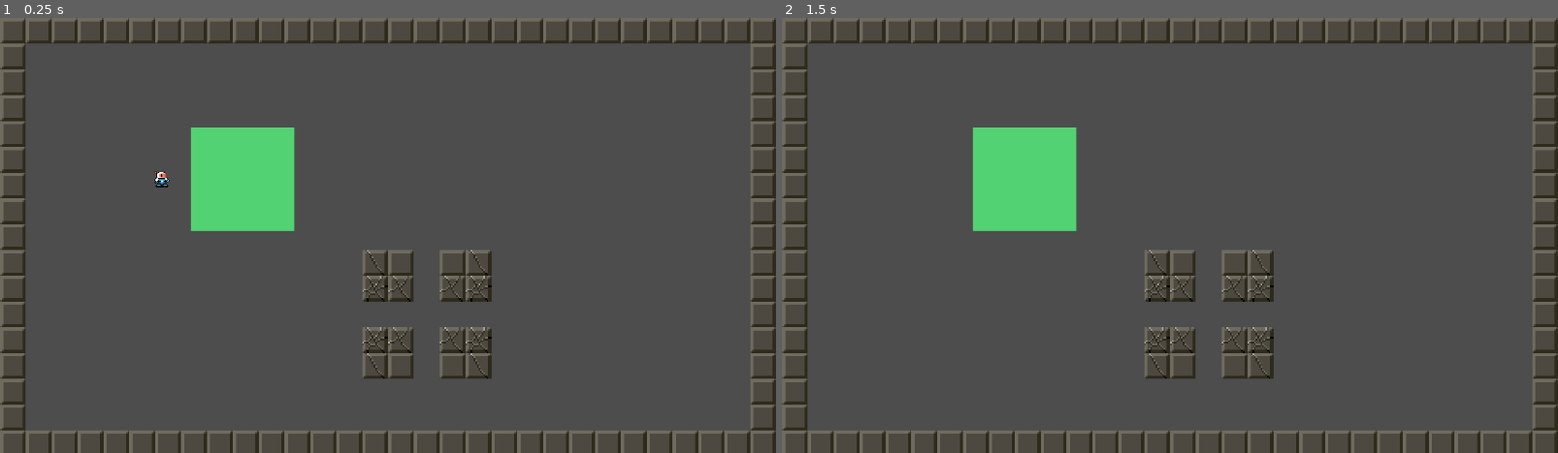
Above: before the commit, frames 1-2 (left to right).
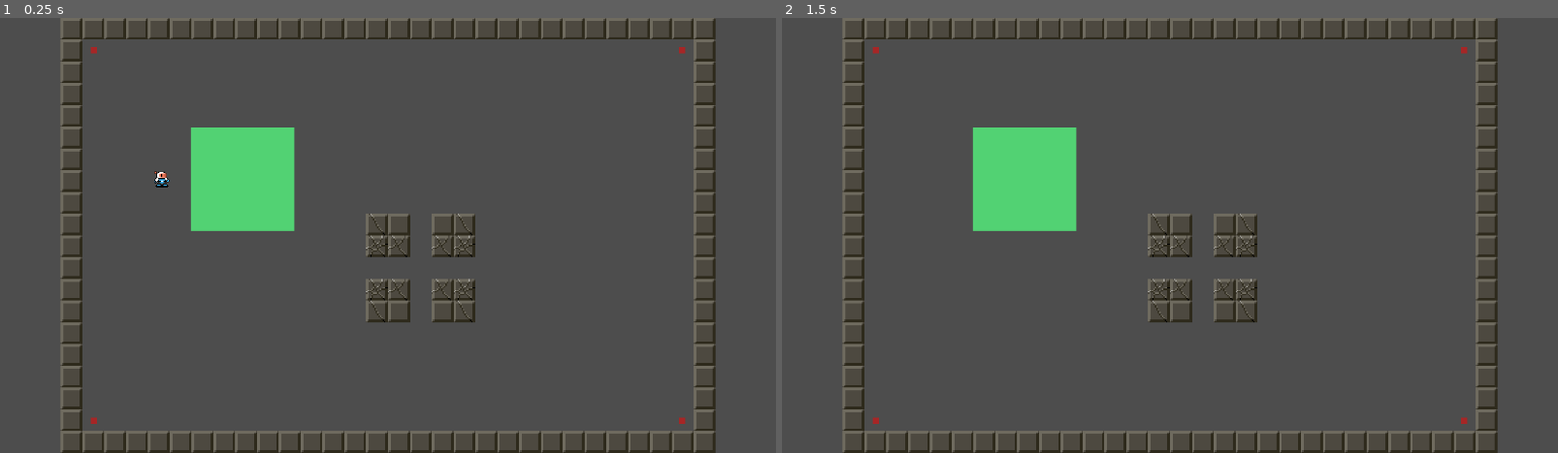
Above: after the commit, the same moments.

Repository: jpgringo/ggp_sim_001
Game: Godot game, scene res://Resources/main.tscn
Same seed, same stepped clock (60 frames per second), same inputs: the game is played once before the commit and once after it. The project has no main scene, so this scene is started directly.
Inputs:
- Up to frame 1 (0.25 s): no input
- Up to frame 2 (1.5 s): tap Enter at 0.5 s; hold D (ui_right) 0.53-1.28 s; tap Space at 1.25 s; hold S (ui_down) from 1.28 s (still down)

The runs differ from the first frame. In frame 1, 11% of the frame differs, in the area x 0-100%, y 0-100%; in frame 2, 11%.

Commit message:
added configurable grid

Diff:
--- a/maze-simulation-environment/Scripts/maze.gd
+++ b/maze-simulation-environment/Scripts/maze.gd
@@ -4,11 +4,14 @@
 @onready var unbreakable_layer = $TileMap/UNBREAKABLE_TILE
 @onready var spawned_players = $SpawnedPlayers
 
-const INITIAL_WIDTH = 30
-const INITIAL_HEIGHT = 17
-var map_width = INITIAL_WIDTH
-var map_height = INITIAL_HEIGHT
+# Desired grid dimensions
+const GRID_COLUMNS = 30  # desired number of columns
+const GRID_ROWS = 20     # desired number of rows
+
+var map_width: int
+var map_height: int
 var map_offset = 0
+var grid_scale = 1.0     # scale factor for the tilemap
 
 const BACKGROUND_TILE_ID = 0
 const BREAKABLE_TILE_ID = 1
@@ -31,13 +34,73 @@
 
 func _ready():
 	Global.maze_scene = self
+	calculate_dimensions()
 	create_maze()
+	# Connect to handle window resizing
+	get_tree().root.size_changed.connect(self._on_viewport_resized)
+
+func _on_viewport_resized():
+	calculate_dimensions()
+	position_grid()
+
+# Calculate maze dimensions and scaling
+func calculate_dimensions():
+	map_width = GRID_COLUMNS
+	map_height = GRID_ROWS
+
+	var viewport_size = get_viewport_rect().size
+	var base_tile_size = tilemap.tile_set.tile_size
+
+	# Calculate scale factors for both dimensions
+	var scale_x = viewport_size.x / (base_tile_size.x * GRID_COLUMNS)
+	var scale_y = viewport_size.y / (base_tile_size.y * GRID_ROWS)
+
+	# Use the smaller scale to maintain aspect ratio
+	grid_scale = min(scale_x, scale_y)
+
+	# Apply scale to tilemap
+	tilemap.scale = Vector2(grid_scale, grid_scale)
+
+	# Center the grid
+	position_grid()
+
+func position_grid():
+	var viewport_size = get_viewport_rect().size
+	var grid_pixel_size = Vector2(
+		tilemap.tile_set.tile_size.x * GRID_COLUMNS * grid_scale,
+		tilemap.tile_set.tile_size.y * GRID_ROWS * grid_scale
+	)
+
+	# Calculate padding to center the grid
+	var padding = (viewport_size - grid_pixel_size) / 2
+	tilemap.position = padding
+
+# Store spawn points at class level so they're accessible to spawn_players
+var spawn_points: Array[Vector2] = []
 
 func create_maze():
-	generate_unbreakables()
+	generate_perimeter()
+	create_spawn_points()
 	create_target()
 
-func generate_unbreakables():
+# Create and visualize spawn points
+func create_spawn_points():
+	# Define spawn points in grid coordinates (first empty cell in each corner)
+	var grid_spawn_points = [
+		Vector2i(1, 1),                    # Top Left
+		Vector2i(GRID_COLUMNS - 2, 1),      # Top Right
+		Vector2i(1, GRID_ROWS - 2),         # Bottom Left
+		Vector2i(GRID_COLUMNS - 2, GRID_ROWS - 2)  # Bottom Right
+	]
+
+	# Convert grid positions to world coordinates and visualize them
+	spawn_points.clear()
+	for pos in grid_spawn_points:
+		var world_pos = grid_to_world(pos)
+		spawn_points.append(world_pos)
+		_draw_spawn_point(pos)
+
+func generate_perimeter():
 	#--------------------------------- Unbreakables ------------------------------
 	# Generate unbreakable walls at the borders on Layer 2
 	for x in range(map_width):
@@ -66,47 +129,60 @@
 	add_child(area)
 
 
+# Convert grid coordinates to world coordinates
+func grid_to_world(grid_pos: Vector2i, center_in_cell: bool = true) -> Vector2:
+	var tile_size = tilemap.tile_set.tile_size
+	# First convert to tilemap local coordinates
+	var local_pos = Vector2(
+		grid_pos.x * tile_size.x,
+		grid_pos.y * tile_size.y
+	)
+
+	# Apply centering if needed
+	if center_in_cell:
+		local_pos += Vector2(tile_size.x / 2.0, tile_size.y / 2.0)
+
+	# Convert to world coordinates
+	return tilemap.to_global(local_pos)
+
+# Debug function to visualize spawn points
+func _draw_spawn_point(grid_pos: Vector2i):
+	var marker = ColorRect.new()
+	marker.size = Vector2(4, 4)  # Small marker
+	marker.position = grid_to_world(grid_pos, true) - marker.size/2
+	marker.color = Color(1, 0, 0, 0.5)  # Semi-transparent red
+	marker.z_index = 100  # Ensure it's visible above everything
+	add_child(marker)
+
 func spawn_players(player_scene, instance_count = 1):
-	print("Maze is spawning:", player_scene)
 	rng.randomize()
-	print("spawned_players tree root:", spawned_players.get_tree().root)
-	print("Does root have Window class?", spawned_players.get_tree().root is Window)
-	var spawn_points = [
-		Vector2i(1, 1 + map_offset),
-		Vector2i(map_width - 2, 1 + map_offset),
-		Vector2i(1, map_height - 2 + map_offset),
-		Vector2i(map_width - 2, map_height - 2 + map_offset)
-	]
+	# Ensure tilemap is at z-index 0 and players will be above
+	tilemap.z_index = 0
+
+	# Create a local copy of spawn points that we can modify
+	var available_spawn_points = spawn_points.duplicate()
 	var players_in_level = []
 	for i in range(instance_count):
 		var attempts = 0
 		var spawned = false
 		while attempts < spawn_points.size() and not spawned:
-			var random_index = rng.randi() % spawn_points.size()
-			var spawn_coords = spawn_points[random_index]
-			spawn_points.remove_at(random_index) # Remove the used spawn point
+			var random_index = rng.randi() % available_spawn_points.size()
+			var spawn_coords = available_spawn_points[random_index]
+			available_spawn_points.remove_at(random_index) # Remove the used spawn point
 			#if is_valid_spawnpoint(spawn_coords) and not
 			#is_spawnpoint_taken(spawn_coords):
 			var player = player_scene.instantiate()
-			player.global_position = tilemap.map_to_local(spawn_coords)
-			print("Player already has a parent:", player.get_parent())
+			player.global_position = spawn_coords
 			spawned_players.add_child(player)
 			player.call_deferred("_post_add_debug")
 			players_in_level.append(player)
-			print("Instantiated player:", player)
-			print("spawned player Is inside tree:", spawned_players.is_inside_tree())
-			print("player Is inside tree:", player.is_inside_tree())
-			print("Spawning at:", player.global_position)
-			print("Visible:", player.visible)
 			spawned = true
 
 func stop_simulation():
-	print("******STOPPING SIMULATION******")
 	# Remove and destroy all spawned players
 	for player in spawned_players.get_children():
 		player.queue_free()
 
 func _on_body_entered(body):
-	print("**** BODY ENTERED ****:", body.name)
 	body.queue_free()
 	Global.transmit("reached_target", {"agent": body.get_instance_id()})
